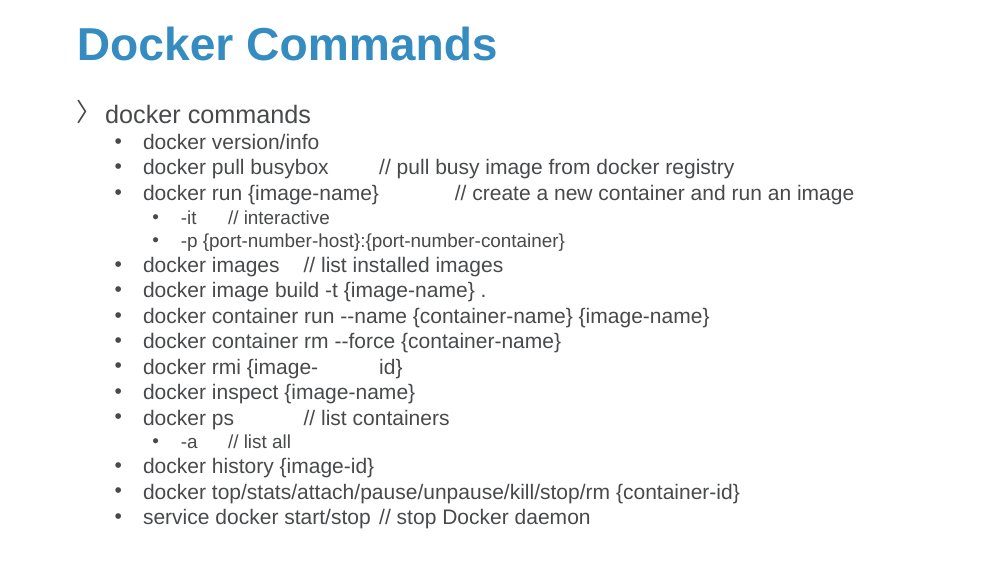
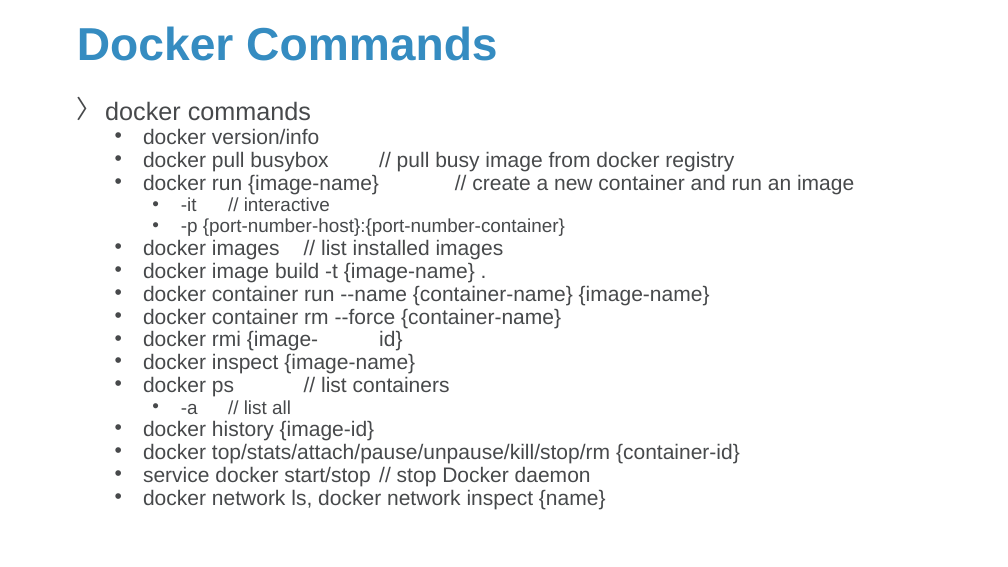
Before and after one commit to Sparks-Lu/TechNotes, a slide deck: slide 6 of Docker-Notes.pptx. Drawn at 1008x567 pixels with LibreOffice and Linux fonts; fonts in the diff are those of the drawing; background and template pictures are left out. Boxes give left, top, right and bottom in pixels: in the first picture for what was removed or moved away, otherwise in the second. Text is boxed around its words. In the diff, an @@ line names an element or a change of style, - is before the commit and + after.

```diff
--- a/Docker-Notes.pptx
+++ b/Docker-Notes.pptx
@@ text at [105,101,854,486]: line spacing 0.8 to 0.7 @@
@@ text at [143,489,606,509]: paragraph added @@
+  • docker network ls, docker network inspect {name}
```
Also in this commit, not shown: 2 other slides changed, 1 slide added, 25 other files.
